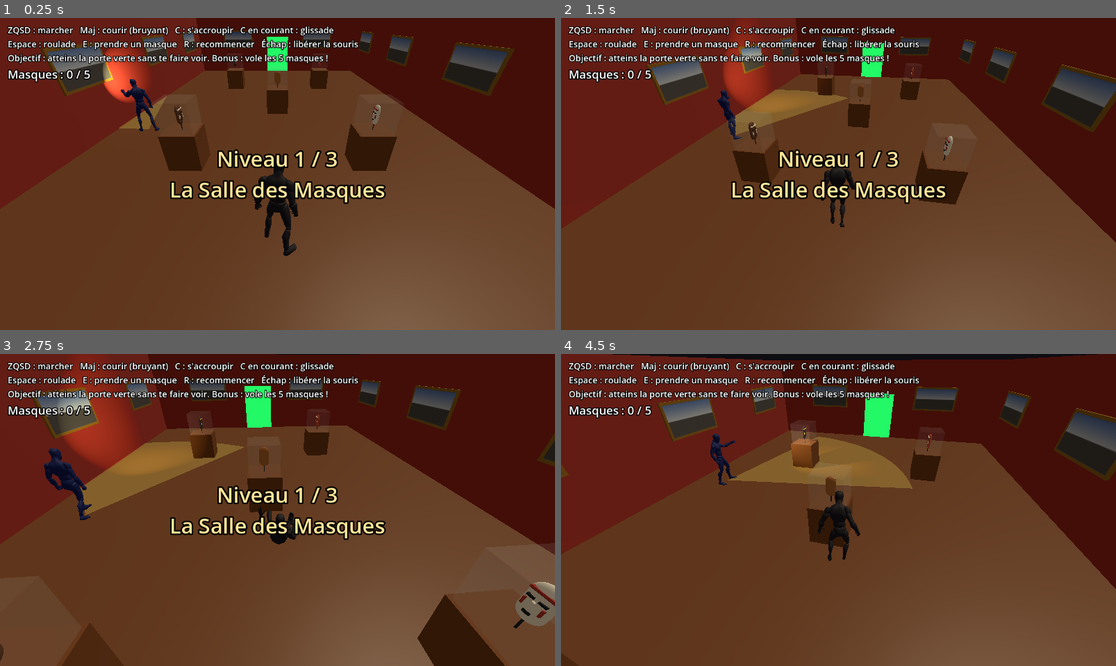
Above: before the commit, frames 1-4 (two rows, left to right).
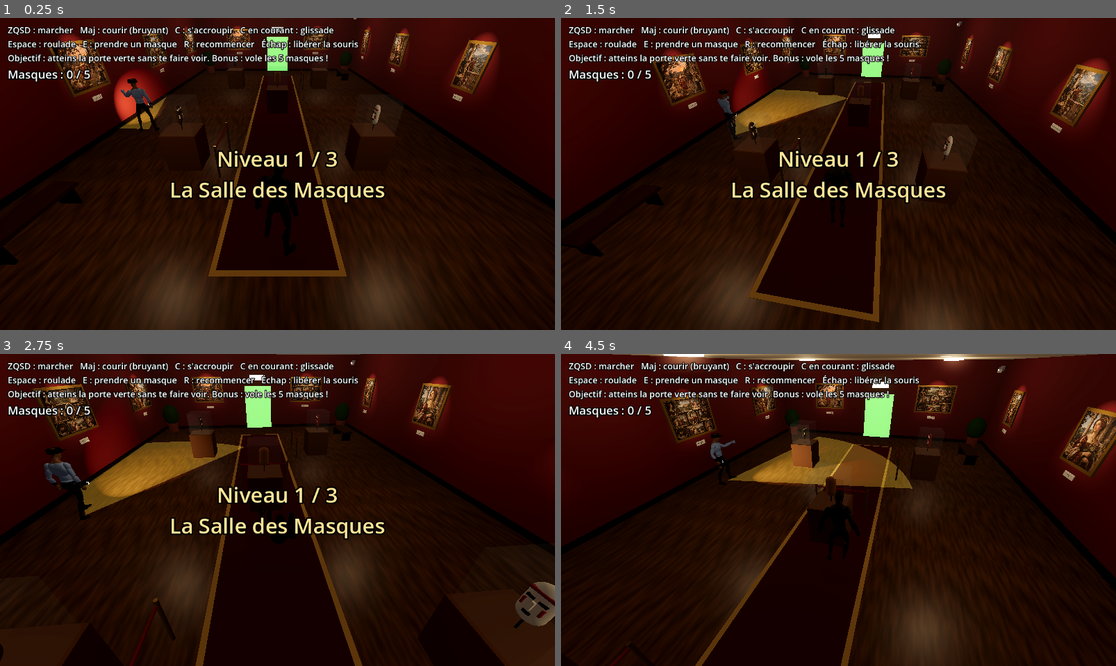
Above: after the commit, the same moments.

Repository: asbldream-lab/test
Game: Godot game, scene res://musee/musee.tscn
Two runs of this game, one before a commit and one after it. Both use one fixed random seed, a clock stepped at 60 frames per second and the inputs below.
Inputs (mouse positions are in pixels of both pictures, inside the frame that each line leads up to):
- Up to frame 1 (0.25 s): no input
- Up to frame 2 (1.5 s): tap Enter at 0.5 s; move the mouse to (866, 174) at 0.52 s; hold C (crouch) 0.53-1.28 s; hold W (move_forward) from 0.53 s (still down); click (866, 174) at 0.67 s; move the mouse to (810, 174) at 1.27 s; tap E (interact) at 1.35 s
- Up to frame 3 (2.75 s): keep holding W (move_forward); move the mouse to (288, 503) at 2.02 s; tap Space (roll) at 2.1 s
- Up to frame 4 (4.5 s): keep holding W (move_forward); move the mouse to (832, 516) at 2.77 s; tap Shift (run) at 2.85 s; click (832, 516) at 2.92 s; move the mouse to (877, 513) at 3.52 s; hold C (crouch) 3.53-4.28 s; move the mouse to (794, 506) at 4.27 s; tap E (interact) at 4.35 s

The runs differ from the first frame. In frame 1, 82% of the frame differs, in the area x 0-100%, y 0-100%; in frame 2, 82%; in frame 3, 79%; in frame 4, 85%.

Commit message:
Décor de musée, éclairage réaliste, gardiens en uniforme, tableaux fournis
- 7 tableaux Renaissance fournis (réduits en JPG 1024 px) accrochés avec
  cartel et spot de galerie
- Décor : plafond et plafonniers, parquet, plinthes, tapis, bancs, plantes,
  cordons de sécurité, panneau SORTIE lumineux, caméras de surveillance
- Éclairage : plus de faux soleil ; plafonniers, spots, halo, brume légère,
  tonemapping ACES ; sol et murs découpés en dalles (limite de lumières Web)
- Gardiens : uniforme (shader par zones), casquette, badge, lampe de poche
  dans la main droite avec faisceau stable

Co-Authored-By: Claude Opus 5.5 <noreply@anthropic.com>

Diff:
--- a/musee/guard.gd
+++ b/musee/guard.gd
@@ -35,7 +35,99 @@
 	player = get_tree().get_first_node_in_group("player") as MuseumPlayer
 	_index = start_index
 	_anim = MuseumPlayer.setup_model($Visual/Model, body_color)
+	_dress_up()
 	_build_cone()
+
+
+# --- Uniforme et accessoires ---------------------------------------------------
+
+const UNIFORM := preload("res://musee/uniform.gdshader")
+
+var _skel: Skeleton3D
+var _bone_head := -1
+var _bone_chest := -1
+var _bone_hand := -1
+var _cap := Node3D.new()
+var _badge := MeshInstance3D.new()
+var _torch := Node3D.new()
+
+
+## Habille le mannequin en gardien : uniforme, casquette, badge, lampe de poche.
+func _dress_up() -> void:
+	var mat := ShaderMaterial.new()
+	mat.shader = UNIFORM
+	for m in $Visual/Model.find_children("*", "MeshInstance3D", true, false):
+		(m as MeshInstance3D).material_override = mat
+	_skel = $Visual/Model.find_children("*", "Skeleton3D", true, false)[0]
+	_bone_head = _skel.find_bone("Head")
+	_bone_chest = _skel.find_bone("spine_03")
+	_bone_hand = _skel.find_bone("hand_r")
+
+	var navy := _std(Color(0.06, 0.08, 0.18), 0.6)
+	var black := _std(Color(0.02, 0.02, 0.02), 0.3)
+	_cap.add_child(_mesh(_cyl(0.13, 0.14, 0.09), navy, Vector3.ZERO))
+	_cap.add_child(_mesh(_boxm(Vector3(0.2, 0.015, 0.12)), black, Vector3(0, -0.035, -0.15)))
+	var gold := _std(Color(0.9, 0.72, 0.25), 0.25)
+	gold.metallic = 0.9
+	_cap.add_child(_mesh(_boxm(Vector3(0.05, 0.04, 0.01)), gold, Vector3(0, 0.0, -0.135)))
+	_badge.mesh = _boxm(Vector3(0.06, 0.07, 0.01))
+	_badge.material_override = gold
+	# Lampe de poche : corps noir + verre lumineux.
+	_torch.add_child(_mesh(_cyl(0.025, 0.03, 0.22), black, Vector3.ZERO, Vector3(-90, 0, 0)))
+	var lens := _std(Color(1, 0.95, 0.8), 0.1)
+	lens.emission_enabled = true
+	lens.emission = Color(1, 0.95, 0.75)
+	lens.emission_energy_multiplier = 4.0
+	_torch.add_child(_mesh(_cyl(0.035, 0.035, 0.02), lens, Vector3(0, 0, -0.11), Vector3(-90, 0, 0)))
+	for n in [_cap, _badge, _torch]:
+		n.top_level = true # placés à la main chaque image (suivent les os, orientation du corps)
+		add_child(n)
+	$Lampe.top_level = true
+
+
+func _process(_delta: float) -> void:
+	if _skel == null:
+		return
+	var yaw := Basis(Vector3.UP, rotation.y)
+	var fwd := -yaw.z
+	var bone := func(i: int) -> Vector3: return _skel.global_transform * _skel.get_bone_global_pose(i).origin
+	_cap.global_transform = Transform3D(yaw, bone.call(_bone_head) + Vector3.UP * 0.2 + fwd * 0.02)
+	_badge.global_transform = Transform3D(yaw, bone.call(_bone_chest) + Vector3.UP * 0.06 + fwd * 0.14 - yaw.x * 0.09)
+	# Lampe dans la main droite, faisceau stable dans la direction du regard, un peu vers le bas.
+	var aim := yaw * Basis(Vector3.RIGHT, deg_to_rad(-12))
+	var hand: Vector3 = bone.call(_bone_hand) + fwd * 0.08
+	_torch.global_transform = Transform3D(aim, hand)
+	$Lampe.global_transform = Transform3D(aim, hand + aim * Vector3(0, 0, -0.13))
+
+
+func _std(c: Color, rough: float) -> StandardMaterial3D:
+	var m := StandardMaterial3D.new()
+	m.albedo_color = c
+	m.roughness = rough
+	return m
+
+
+func _cyl(top: float, bottom: float, height: float) -> CylinderMesh:
+	var c := CylinderMesh.new()
+	c.top_radius = top
+	c.bottom_radius = bottom
+	c.height = height
+	return c
+
+
+func _boxm(size: Vector3) -> BoxMesh:
+	var b := BoxMesh.new()
+	b.size = size
+	return b
+
+
+func _mesh(mesh: Mesh, mat: Material, pos: Vector3, rot_deg := Vector3.ZERO) -> MeshInstance3D:
+	var mi := MeshInstance3D.new()
+	mi.mesh = mesh
+	mi.material_override = mat
+	mi.position = pos
+	mi.rotation_degrees = rot_deg
+	return mi
 
 
 func _build_cone() -> void:
--- a/musee/level.gd
+++ b/musee/level.gd
@@ -77,8 +77,8 @@
 func _build() -> void:
 	var w: float = _data.size.x
 	var d: float = _data.size.y
-	var floor_mat := _mat(Color(0.42, 0.28, 0.18), 0.5)
-	var wall_mat := _mat(Color(0.55, 0.2, 0.17), 0.9)
+	var floor_mat := _parquet()
+	var wall_mat := _mat(Color(0.5, 0.17, 0.15), 0.85)
 	var col_mat := _mat(Color(0.78, 0.72, 0.62), 0.8)
 	_exit_mat.emission_enabled = true
 
@@ -92,17 +92,15 @@
 		_box(Vector3(r[0], WALL_H / 2, r[1]), Vector3(r[2], WALL_H, r[3]), wall_mat)
 	for c in _data.columns:
 		_column(Vector3(c[0], 0, c[1]), col_mat)
+	_box(Vector3(0, WALL_H + 0.1, 0), Vector3(w + 0.8, 0.2, d + 0.8), _mat(Color(0.82, 0.78, 0.7), 0.9)) # plafond
+	_decor(w, d)
 
 	_door(_data.entry, _mat(Color(0.3, 0.18, 0.1), 0.8))
 	_door(_data.exit, _exit_mat)
 	_exit_area(_data.exit)
 	_paintings(w, d)
 
-	var sun := DirectionalLight3D.new()
-	sun.rotation_degrees = Vector3(-65, 30, 0)
-	sun.light_color = Color(1, 0.92, 0.8)
-	sun.light_energy = 0.35
-	add_child(sun)
+	_lighting(w, d)
 
 	for v in _data.vitrines:
 		var m: Array = Levels.MASKS[v[3]]
@@ -141,14 +139,20 @@
 func _box(pos: Vector3, size: Vector3, mat: Material) -> void:
 	var body := StaticBody3D.new()
 	body.position = pos
-	var mesh := MeshInstance3D.new()
-	mesh.mesh = BoxMesh.new()
-	mesh.mesh.size = size
-	mesh.material_override = mat
+	var nx := maxi(1, ceili(size.x / 6.0))
+	var nz := maxi(1, ceili(size.z / 6.0))
+	var piece := Vector3(size.x / nx, size.y, size.z / nz)
+	for ix in nx:
+		for iz in nz:
+			var mesh := MeshInstance3D.new()
+			mesh.mesh = BoxMesh.new()
+			mesh.mesh.size = piece
+			mesh.material_override = mat
+			mesh.position = Vector3((ix + 0.5) * piece.x - size.x / 2, 0, (iz + 0.5) * piece.z - size.z / 2)
+			body.add_child(mesh)
 	var col := CollisionShape3D.new()
 	col.shape = BoxShape3D.new()
 	col.shape.size = size
-	body.add_child(mesh)
 	body.add_child(col)
 	add_child(body)
 
@@ -181,9 +185,11 @@
 	var doors: Array[Vector2] = [Vector2(_data.entry[0], _data.entry[1]), Vector2(_data.exit[0], _data.exit[1])]
 	# Images fournies (png/jpg/webp) dans res://musee/tableaux/ : accrochées en priorité.
 	var images: Array[Texture2D] = []
+	var titles: Array[String] = []
 	for f in ResourceLoader.list_directory("res://musee/tableaux/"):
 		if f.get_extension().to_lower() in ["png", "jpg", "jpeg", "webp"]:
 			images.append(load("res://musee/tableaux/" + f))
+			titles.append(f.get_basename())
 	var img_i := current * 5 # chaque niveau commence à une image différente
 	for side in ["N", "S", "E", "W"]:
 		var length := w if side in ["N", "S"] else d
@@ -202,9 +208,11 @@
 			holder.position = pos + inward * 0.04
 			holder.rotation.y = atan2(inward.x, inward.z) # +z local = vers la pièce
 			var tex: Texture2D = null
+			var title := "Œuvre anonyme"
 			var size := Vector2(rng.randf_range(1.0, 1.8), rng.randf_range(0.8, 1.3))
 			if not images.is_empty():
 				tex = images[img_i % images.size()]
+				title = titles[img_i % images.size()]
 				img_i += 1
 				var aspect := float(tex.get_width()) / tex.get_height()
 				size = Vector2(1.2 * aspect, 1.2) if aspect <= 1.6 else Vector2(2.0, 2.0 / aspect)
@@ -224,6 +232,28 @@
 			else:
 				canvas.material_override = _canvas(rng)
 			holder.add_child(canvas)
+			# Cartel sous le tableau.
+			var plate := _mesh_at(_boxm(Vector3(0.42, 0.14, 0.02)), _mat(Color(0.92, 0.9, 0.84), 0.6), Vector3(0, -size.y / 2 - 0.25, 0.01))
+			holder.add_child(plate)
+			var label := Label3D.new()
+			label.text = title
+			label.font_size = 16
+			label.pixel_size = 0.0015
+			label.width = 260
+			label.autowrap_mode = TextServer.AUTOWRAP_WORD_SMART
+			label.modulate = Color(0.1, 0.08, 0.06)
+			label.outline_size = 0
+			label.position = Vector3(0, -size.y / 2 - 0.25, 0.022)
+			holder.add_child(label)
+			# Spot de galerie qui éclaire le tableau depuis le plafond.
+			var spot := SpotLight3D.new()
+			spot.light_color = Color(1, 0.9, 0.75)
+			spot.light_energy = 2.0
+			spot.spot_range = 3.2
+			spot.spot_angle = 28
+			spot.position = Vector3(0, 1.5, 1.1)
+			spot.rotation_degrees = Vector3(-55, 0, 0)
+			holder.add_child(spot)
 			add_child(holder)
 
 
@@ -242,6 +272,175 @@
 	var m := _mat(Color.WHITE, 0.8)
 	m.albedo_texture = tex
 	return m
+
+
+# --- Décor et éclairage -------------------------------------------------------
+
+func _boxm(size: Vector3) -> BoxMesh:
+	var b := BoxMesh.new()
+	b.size = size
+	return b
+
+
+func _cylm(r: float, h: float) -> CylinderMesh:
+	var c := CylinderMesh.new()
+	c.top_radius = r
+	c.bottom_radius = r
+	c.height = h
+	return c
+
+
+func _mesh_at(mesh: Mesh, mat: Material, pos: Vector3) -> MeshInstance3D:
+	var mi := MeshInstance3D.new()
+	mi.mesh = mesh
+	mi.material_override = mat
+	mi.position = pos
+	return mi
+
+
+func _emissive(c: Color, energy: float) -> StandardMaterial3D:
+	var m := _mat(c, 0.5)
+	m.emission_enabled = true
+	m.emission = c
+	m.emission_energy_multiplier = energy
+	return m
+
+
+## Parquet : bruit étiré façon veinage du bois.
+func _parquet() -> StandardMaterial3D:
+	var noise := FastNoiseLite.new()
+	noise.frequency = 0.02
+	noise.fractal_octaves = 3
+	var ramp := Gradient.new()
+	ramp.set_color(0, Color(0.3, 0.19, 0.11))
+	ramp.set_color(1, Color(0.5, 0.33, 0.2))
+	var tex := NoiseTexture2D.new()
+	tex.noise = noise
+	tex.color_ramp = ramp
+	tex.width = 256
+	tex.height = 256
+	tex.seamless = true
+	var m := _mat(Color.WHITE, 0.4)
+	m.albedo_texture = tex
+	m.uv1_triplanar = true
+	m.uv1_scale = Vector3(0.25, 0.25, 1.5) # étiré dans un sens = lames de bois
+	return m
+
+
+## Ambiance de musée la nuit : plafonniers, halo léger, lumière chaude et sombre.
+func _lighting(w: float, d: float) -> void:
+	var env: Environment = $WorldEnvironment.environment
+	env.background_color = Color(0.02, 0.02, 0.025)
+	env.ambient_light_color = Color(0.45, 0.4, 0.38)
+	env.ambient_light_energy = 0.35
+	env.tonemap_mode = Environment.TONE_MAPPER_ACES
+	env.tonemap_exposure = 1.1
+	env.glow_enabled = true
+	env.glow_intensity = 0.6
+	env.glow_bloom = 0.05
+	env.fog_enabled = true
+	env.fog_light_color = Color(0.25, 0.22, 0.2)
+	env.fog_density = 0.008
+	var fixture := _emissive(Color(1, 0.9, 0.7), 3.0)
+	var nx := maxi(1, roundi(w / 7.0))
+	var nz := maxi(1, roundi(d / 7.0))
+	for ix in nx:
+		for iz in nz:
+			var p := Vector3((ix + 0.5) * w / nx - w / 2, WALL_H - 0.05, (iz + 0.5) * d / nz - d / 2)
+			add_child(_mesh_at(_cylm(0.35, 0.06), fixture, p))
+			var light := OmniLight3D.new()
+			light.position = p - Vector3(0, 0.4, 0)
+			light.light_color = Color(1, 0.88, 0.7)
+			light.light_energy = 0.95
+			light.omni_range = 7.5
+			light.omni_attenuation = 1.4
+			add_child(light)
+
+
+func _decor(w: float, d: float) -> void:
+	# Plinthes sombres au bas des murs extérieurs.
+	var base := _mat(Color(0.15, 0.08, 0.06), 0.5)
+	for p in [[Vector3(0, 0.08, -d / 2 + 0.025), Vector3(w, 0.16, 0.05)], [Vector3(0, 0.08, d / 2 - 0.025), Vector3(w, 0.16, 0.05)],
+			[Vector3(-w / 2 + 0.025, 0.08, 0), Vector3(0.05, 0.16, d)], [Vector3(w / 2 - 0.025, 0.08, 0), Vector3(0.05, 0.16, d)]]:
+		add_child(_mesh_at(_boxm(p[1]), base, p[0]))
+	# Tapis.
+	var rug := _mat(Color(0.35, 0.06, 0.07), 1.0)
+	var rug_border := _mat(Color(0.75, 0.6, 0.3), 1.0)
+	for r in _data.rugs:
+		add_child(_mesh_at(_boxm(Vector3(r[2], 0.012, r[3])), rug_border, Vector3(r[0], 0.006, r[1])))
+		add_child(_mesh_at(_boxm(Vector3(r[2] - 0.2, 0.014, r[3] - 0.2)), rug, Vector3(r[0], 0.008, r[1])))
+	# Bancs de musée.
+	var wood := _mat(Color(0.3, 0.18, 0.1), 0.5)
+	var metal := _mat(Color(0.1, 0.1, 0.1), 0.3)
+	for b in _data.benches:
+		var bench := StaticBody3D.new()
+		bench.position = Vector3(b[0], 0, b[1])
+		bench.rotation_degrees.y = b[2]
+		bench.add_child(_mesh_at(_boxm(Vector3(1.8, 0.08, 0.5)), wood, Vector3(0, 0.45, 0)))
+		for x in [-0.75, 0.75]:
+			bench.add_child(_mesh_at(_boxm(Vector3(0.06, 0.42, 0.45)), metal, Vector3(x, 0.21, 0)))
+		var col := CollisionShape3D.new()
+		col.shape = BoxShape3D.new()
+		col.shape.size = Vector3(1.8, 0.5, 0.5)
+		col.position.y = 0.25
+		bench.add_child(col)
+		add_child(bench)
+	# Plantes dans les coins.
+	var pot := _mat(Color(0.6, 0.3, 0.2), 0.8)
+	var leaves := _mat(Color(0.12, 0.3, 0.1), 0.9)
+	for c in [Vector2(-1, -1), Vector2(1, -1), Vector2(-1, 1), Vector2(1, 1)]:
+		var p := Vector3(c.x * (w / 2 - 0.7), 0, c.y * (d / 2 - 0.7))
+		var plant := StaticBody3D.new()
+		plant.position = p
+		plant.add_child(_mesh_at(_cylm(0.28, 0.5), pot, Vector3(0, 0.25, 0)))
+		var foliage := SphereMesh.new()
+		foliage.radius = 0.45
+		foliage.height = 1.1
+		plant.add_child(_mesh_at(foliage, leaves, Vector3(0, 0.95, 0)))
+		var col := CollisionShape3D.new()
+		col.shape = CylinderShape3D.new()
+		col.shape.radius = 0.3
+		col.shape.height = 1.4
+		col.position.y = 0.7
+		plant.add_child(col)
+		add_child(plant)
+	# Cordons de sécurité devant une vitrine sur deux.
+	var post_mat := _mat(Color(0.8, 0.65, 0.3), 0.3)
+	post_mat.metallic = 0.8
+	var rope := _mat(Color(0.55, 0.05, 0.08), 0.8)
+	for i in range(0, _data.vitrines.size(), 2):
+		var v: Array = _data.vitrines[i]
+		var holder := Node3D.new()
+		holder.position = Vector3(v[0], 0, v[1])
+		holder.rotation_degrees.y = v[2]
+		for x in [-0.75, 0.75]:
+			holder.add_child(_mesh_at(_cylm(0.03, 0.9), post_mat, Vector3(x, 0.45, 1.0)))
+		holder.add_child(_mesh_at(_boxm(Vector3(1.5, 0.03, 0.03)), rope, Vector3(0, 0.82, 1.0)))
+		add_child(holder)
+	# Panneau SORTIE lumineux au-dessus de la porte de sortie.
+	var e: Array = _data.exit
+	var sign_holder := Node3D.new()
+	var inward := _inward(e[2])
+	sign_holder.position = Vector3(e[0], 2.85, e[1]) + inward * 0.06
+	sign_holder.rotation.y = atan2(inward.x, inward.z)
+	sign_holder.add_child(_mesh_at(_boxm(Vector3(0.9, 0.3, 0.06)), _emissive(Color(0.1, 0.8, 0.3), 2.5), Vector3.ZERO))
+	var txt := Label3D.new()
+	txt.text = "SORTIE"
+	txt.font_size = 48
+	txt.pixel_size = 0.004
+	txt.position.z = 0.035
+	txt.outline_size = 0
+	sign_holder.add_child(txt)
+	add_child(sign_holder)
+	# Caméras de surveillance (décor) dans deux coins.
+	var cam_mat := _mat(Color(0.85, 0.85, 0.85), 0.4)
+	for c in [Vector2(-1, -1), Vector2(1, 1)]:
+		var cam := Node3D.new()
+		var cpos := Vector3(c.x * (w / 2 - 0.35), WALL_H - 0.4, c.y * (d / 2 - 0.35))
+		cam.transform = Transform3D(Basis.looking_at(Vector3.ZERO - cpos), cpos) # vise le centre
+		cam.add_child(_mesh_at(_boxm(Vector3(0.18, 0.15, 0.4)), cam_mat, Vector3.ZERO))
+		cam.add_child(_mesh_at(_boxm(Vector3(0.05, 0.05, 0.02)), _emissive(Color(1, 0.1, 0.1), 4.0), Vector3(0.05, 0.05, -0.21)))
+		add_child(cam)
 
 
 ## Vecteur vers l'intérieur de la pièce pour un mur donné.
--- a/musee/levels.gd
+++ b/musee/levels.gd
@@ -12,6 +12,8 @@
 		"size": Vector2(20, 12),
 		"walls": [],
 		"columns": [],
+		"rugs": [[0, 0, 16, 2.2]],
+		"benches": [[-7, -4.6, 0], [7, 4.6, 0]],
 		"entry": [-10, 0, "W"], "exit": [10, 0, "E"], "spawn": [-7.3, 0, -90],
 		"vitrines": [[-4.5, -2.5, 0, "m1"], [-4.5, 2.5, 180, "m2"], [0, 0, 90, "m3"], [4.5, -2.5, 0, "m4"], [4.5, 2.5, 180, "m5"]],
 		"guards": [{"wp": [[-2.2, -4.8], [2.2, -4.8], [2.2, 4.8], [-2.2, 4.8]]}],
@@ -21,6 +23,8 @@
 		"size": Vector2(28, 20),
 		"walls": [[-6, 0, 16, 0.4], [6, -4.5, 0.4, 11]],
 		"columns": [[-6, -7.5], [-6, -2.5]],
+		"rugs": [[-3, 5, 20, 2.2], [-5.5, -5, 14, 2.0], [10, 0, 2.2, 16]],
+		"benches": [[-6, 8.6, 0], [3, -9, 0]],
 		"entry": [-14, 5, "W"], "exit": [10, -10, "N"], "spawn": [-12.5, 5, -90],
 		"vitrines": [[-10, -7.5, 0, "m6"], [-2, -7.5, 0, "m7"], [-10, -2.5, 180, "m8"], [-2, -2.5, 180, "m9"], [10.5, -6, 270, "m10"], [9.5, 6, 180, "m11"]],
 		"guards": [
@@ -33,6 +37,8 @@
 		"size": Vector2(36, 24),
 		"walls": [[-8, -6.6, 0.4, 10.8], [-8, 6.6, 0.4, 10.8], [8, -6.6, 0.4, 10.8], [8, 6.6, 0.4, 10.8]],
 		"columns": [[-4, -6], [4, -6], [-4, 6], [4, 6]],
+		"rugs": [[0, 0, 9, 13], [-12.5, 0, 2.2, 20], [12.5, 0, 2.2, 20], [0, 9, 2.2, 5]],
+		"benches": [[0, 0, 90], [-10, -5, 90], [10, -5, 90]],
 		"entry": [0, 12, "S"], "exit": [0, -12, "N"], "spawn": [0, 10.5, 0],
 		"vitrines": [[-5, 0, 90, "m12"], [5, 0, 270, "m13"], [-15, -8, 90, "m1"], [-15, 8, 90, "m2"], [-11, 0, 90, "m3"], [15, -8, 270, "m4"], [11, 4, 270, "m5"]],
 		"guards": [
--- /dev/null
+++ b/musee/uniform.gdshader
@@ -0,0 +1,29 @@
+shader_type spatial;
+// Uniforme de gardien "peint" par zones de hauteur sur le mannequin
+// (chaussures, pantalon, ceinture, chemise, peau du cou/tête et des mains).
+
+uniform vec3 shirt : source_color = vec3(0.55, 0.66, 0.82);
+uniform vec3 trousers : source_color = vec3(0.07, 0.09, 0.2);
+uniform vec3 skin : source_color = vec3(0.52, 0.36, 0.25);
+uniform vec3 dark : source_color = vec3(0.03, 0.03, 0.035);
+
+varying float h;
+varying float r;
+
+void vertex() {
+	vec3 w = (MODEL_MATRIX * vec4(VERTEX, 1.0)).xyz;
+	h = w.y - NODE_POSITION_WORLD.y;            // hauteur au-dessus des pieds
+	r = length(w.xz - NODE_POSITION_WORLD.xz);  // distance à l'axe du corps
+}
+
+void fragment() {
+	vec3 c = shirt;
+	float rough = 0.8;
+	if (h < 0.09) { c = dark; rough = 0.4; }            // chaussures
+	else if (h < 0.95) { c = trousers; }                 // pantalon
+	else if (h < 1.02) { c = dark; rough = 0.35; }       // ceinture
+	else if (h > 1.5) { c = skin; rough = 0.6; }         // cou et tête
+	if (r > 0.23 && h > 0.6 && h < 0.95) { c = skin; rough = 0.6; } // mains le long du corps
+	ALBEDO = c;
+	ROUGHNESS = rough;
+}
Binary file added: musee/tableaux/Ensemble Renaissance dans un jardin fleuri.jpg
Not shown, added: musee/tableaux/Ensemble Renaissance dans un jardin fleuri.jpg.import
Binary file added: musee/tableaux/Fête champêtre Renaissance au coucher du soleil.jpg
Not shown, added: musee/tableaux/Fête champêtre Renaissance au coucher du soleil.jpg.import
Binary file added: musee/tableaux/Galerie dorée de dix tableaux Renaissance.jpg
Not shown, added: musee/tableaux/Galerie dorée de dix tableaux Renaissance.jpg.import
Binary file added: musee/tableaux/Marché vénitien à la Renaissance.jpg
Not shown, added: musee/tableaux/Marché vénitien à la Renaissance.jpg.import
Binary file added: musee/tableaux/Nature morte Renaissance aux instruments savants.jpg
Not shown, added: musee/tableaux/Nature morte Renaissance aux instruments savants.jpg.import
Binary file added: musee/tableaux/Panorama Renaissance au balcon.jpg
Not shown, added: musee/tableaux/Panorama Renaissance au balcon.jpg.import
(and 3 more such lines)
